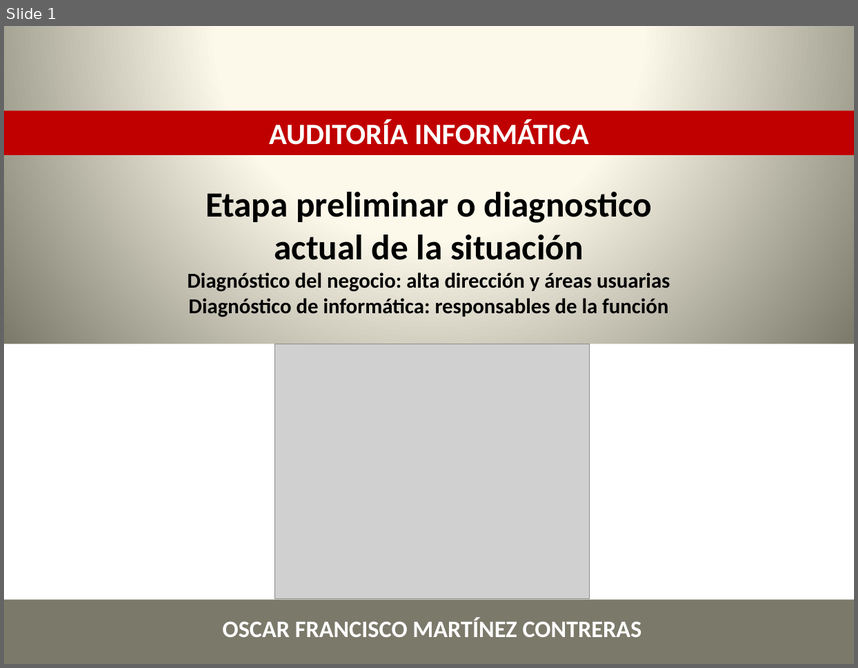
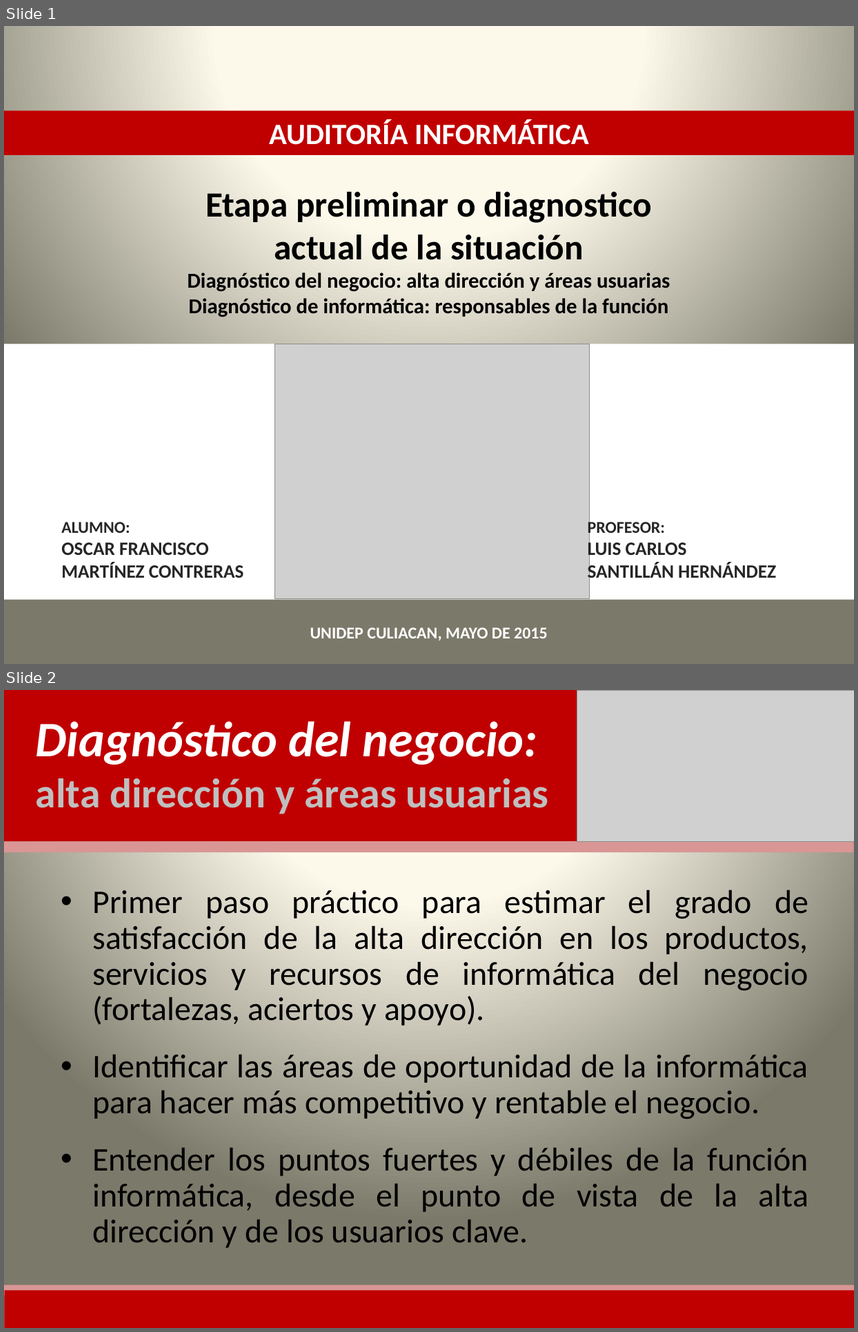
Before and after one commit to lc850/auditoria, a slide deck: OSCAR.pptx. Shown one above the other, each under a label of ours: slide 1 before the commit, slides 1 and 2 after it. The pictures are 858x668 and 858x1332 pixels, drawn with LibreOffice and Linux fonts; fonts in the diff are those of the drawing; grey boxes stand for pictures. Boxes give left, top, right and bottom in pixels: in the first picture for what was removed or moved away, otherwise in the second. Text is boxed around its words. In the diff, an @@ line names an element or a change of style, - is before the commit and + after.

Commit message:
Oscar

```diff
--- a/OSCAR.pptx
+++ b/OSCAR.pptx
@@ slide 2 added at (x1=4, y1=690, x2=854, y2=1328), background gradient #FEFCEE to #FDFAEA to #7B796B @@
@@ rectangle added at (x1=4, y1=690, x2=854, y2=841), fill #C00000 @@
@@ picture added at (x1=577, y1=690, x2=854, y2=841) @@
@@ text added at (x1=36, y1=721, x2=549, y2=814), 35 pt, text #BFBFBF, bold @@
+Diagnóstico del negocio:
+alta dirección y áreas usuarias
@@ rectangle added at (x1=4, y1=841, x2=854, y2=852), fill #D99694 @@
@@ text added at (x1=92, y1=889, x2=809, y2=1248), 28 pt, text #000000 @@
+• Primer paso práctico para estimar el grado de satisfacción de la alta dirección en los productos, servicios y recursos de informática del negocio (fortalezas, aciertos y apoyo).
+• Identificar las áreas de oportunidad de la informática para hacer más competitivo y rentable el negocio.
+• Entender los puntos fuertes y débiles de la función informática, desde el punto de vista de la alta dirección y de los usuarios clave.
@@ rectangle added at (x1=4, y1=1284, x2=854, y2=1295), fill #D99694 @@
@@ rectangle added at (x1=4, y1=1290, x2=854, y2=1328), fill #C00000 @@
@@ slide 1 changed as well @@
@@ text "ALUMNO:" moved from (x1=223, y1=617, x2=642, y2=637) to (x1=61, y1=521, x2=244, y2=577) @@
@@ text at (x1=61, y1=521, x2=130, y2=532): paragraph added @@
+ALUMNO:
@@ text added at (x1=588, y1=519, x2=776, y2=582), 16 pt, text #262626, bold @@
+PROFESOR:
+LUIS CARLOS
+SANTILLÁN HERNÁNDEZ
@@ text at (x1=61, y1=542, x2=244, y2=577): size 20 to 16 pt, text colour #FFFFFF to #262626 in "OSCAR FRANCISCO MARTÍNEZ CONTRERAS"; alignment centre to left @@
@@ text added at (x1=310, y1=627, x2=548, y2=640), 14 pt, text #FFFFFF, bold @@
+UNIDEP CULIACAN, MAYO DE 2015
```
Also in this commit, not shown: 8 other slides added.
